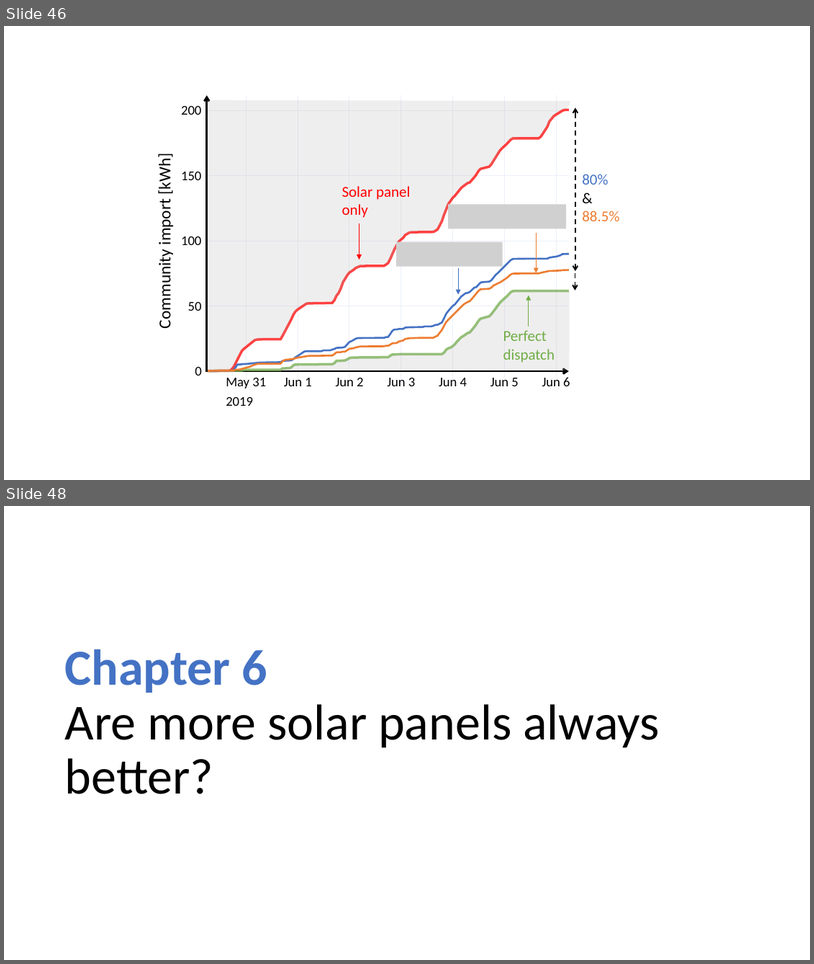
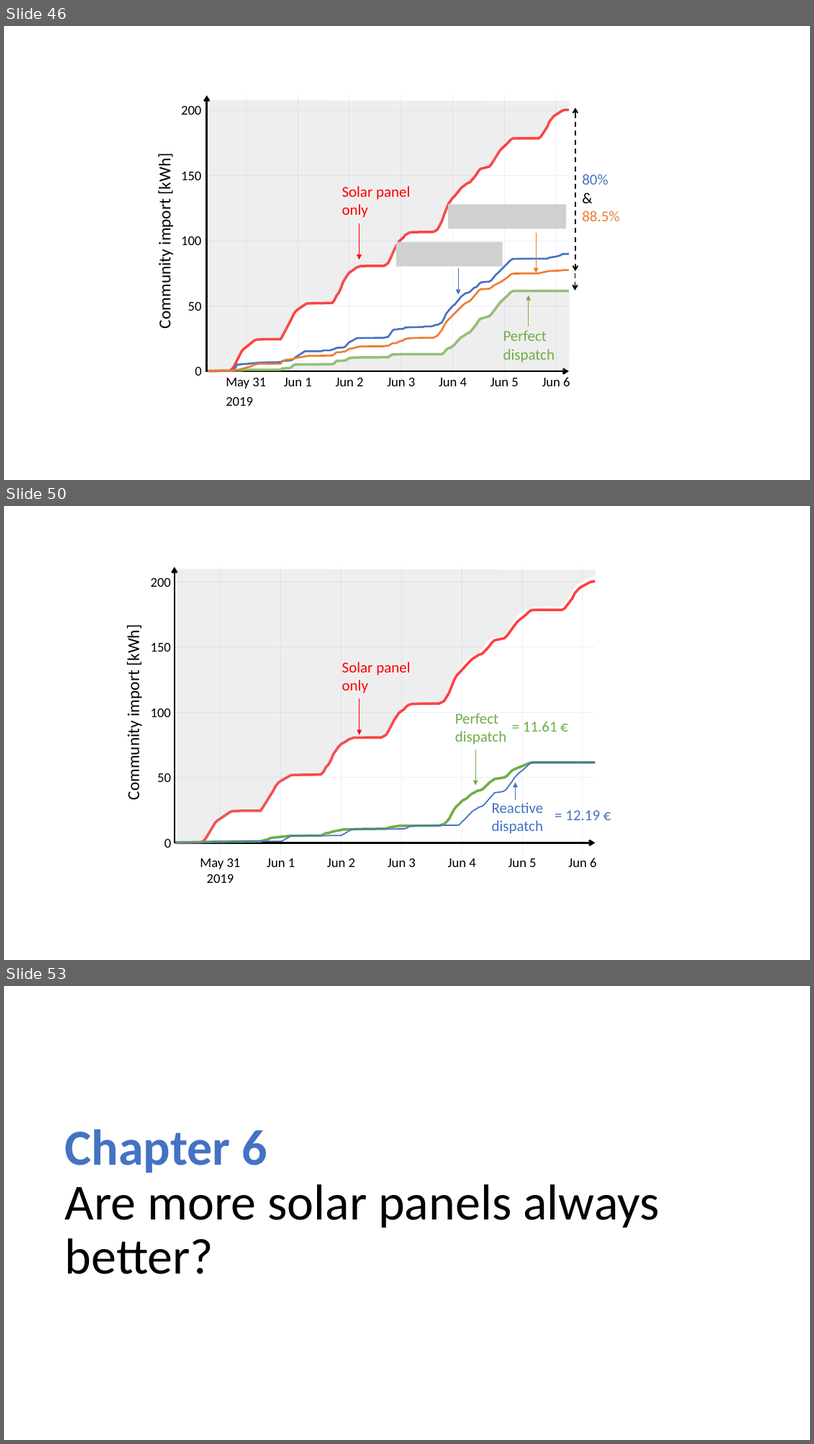
Before and after one commit to Jonathan56/supplementary_thesis, a slide deck: figures.pptx. Shown one above the other, each under a label of ours: slides 46 and 48 before the commit, slides 46, 50 and 53 after it; the slides between them are not shown. The pictures are 814x964 and 814x1444 pixels, drawn with LibreOffice and Linux fonts; fonts in the diff are those of the drawing; grey boxes stand for pictures. Boxes give left, top, right and bottom in pixels: in the first picture for what was removed or moved away, otherwise in the second. Text is boxed around its words. In the diff, an @@ line names an element or a change of style, - is before the commit and + after.

Commit message:
reactive work

```diff
--- a/figures.pptx
+++ b/figures.pptx
@@ slide 50 added at <box>4,506,810,960</box>, background #FFFFFF @@
@@ freeform shape added at <box>124,536,124,536</box>, fill #000000 @@
@@ freeform shape added at <box>175,567,178,844</box>, outline #000000 2.25 pt @@
@@ freeform shape added at <box>176,569,597,845</box>, fill #AFABAB at 20% opacity @@
@@ group added at <box>151,578,171,847</box>: 5 texts @@
+0
+50
+100
+150
+200
@@ group added at <box>175,567,596,857</box>: 11 freeform shapes @@
@@ freeform shape added at <box>175,582,596,842</box>, outline #FF0000 3 pt @@
@@ text added at <box>124,631,144,798</box>, 20 pt, text #000000 @@
+Community import [kWh]
@@ text added at <box>342,662,410,693</box>, 18 pt, text #FF0000 @@
+Solar panel only
@@ arrow added from (360, 698) to (360, 735), #FF0000 0.5 pt @@
@@ text added at <box>455,713,507,744</box>, 18 pt, text #70AD47 @@
+Perfect dispatch
@@ text added at <box>523,721,558,731</box>, 18 pt, text #70AD47 @@
+= 11.61 €
@@ freeform shape added at <box>175,762,596,842</box>, outline #70AD47 3 pt @@
@@ freeform shape added at <box>175,762,596,842</box>, outline #4472C4 1.5 pt @@
@@ arrow added from (476, 750) to (476, 785), #70AD47 0.5 pt @@
@@ arrow added from (516, 800) to (516, 782), #4472C4 0.5 pt @@
@@ text added at <box>492,802,544,834</box>, 18 pt, text #4472C4 @@
+Reactive dispatch
@@ text added at <box>566,810,600,820</box>, 18 pt, text #4472C4 @@
+= 12.19 €
@@ freeform shape added at <box>175,842,596,843</box>, fill #000000, outline #000000 2.25 pt @@
@@ group added at <box>200,857,597,883</box>: 8 texts @@
+May 31
+2019
+Jun 1
+Jun 2
+Jun 3
+Jun 4
+Jun 5
+Jun 6
@@ what was slide 48 is now slide 53 @@
```
Also in this commit, not shown: 2 slides changed, 4 other slides added, 14 other files.
